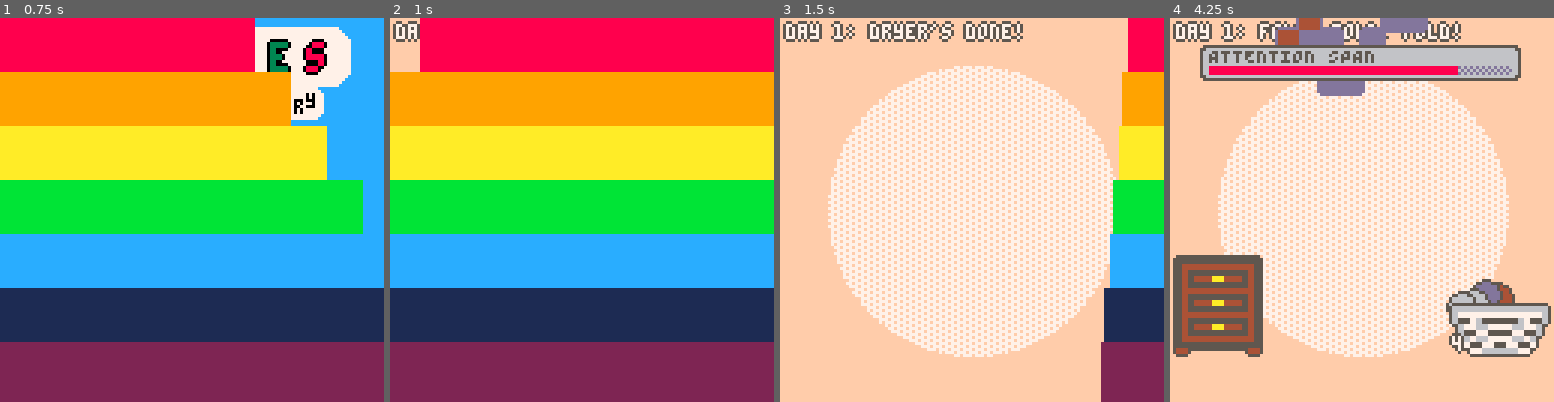
Above: before the commit, frames 1-4 (left to right).
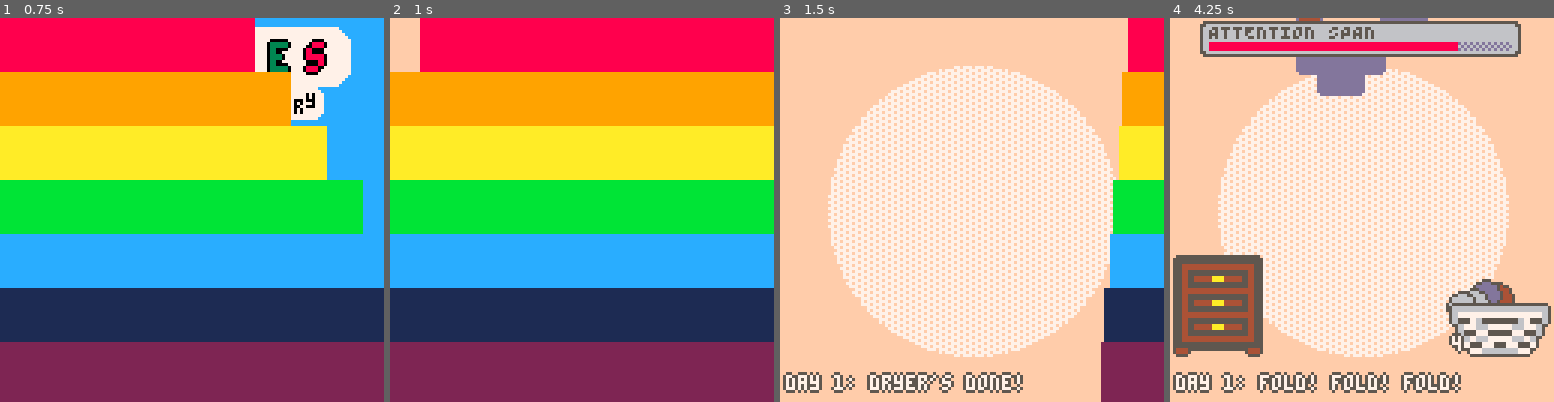
Above: after the commit, the same moments.

Repository: gaffe-buck/snuggles-folds-laundry
Game: PICO-8 cartridge snuggles.p8
Two runs of this game, one before a commit and one after it. Both use one fixed random seed, a clock stepped at 60 frames per second and the inputs below.
Inputs:
- Up to frame 1 (0.75 s): tap X (X key) at 0.33 s
- Up to frame 2 (1 s): no input
- Up to frame 3 (1.5 s): tap X (X key) at 1.07 s
- Up to frame 4 (4.25 s): hold Right 1.6-2.1 s; tap X (X key) at 1.85, 2.97, 4.08 s; hold Up 2.15-2.42 s; hold Right 2.47-3.03 s; hold Left 3.08-3.58 s; hold Down 3.63-3.97 s; hold Right from 4.02 s (still down)

Frame 1 is identical in both runs. In frame 2, 0.3% of the frame differs, in the area x 0-8%, y 0-7%; in frame 3, 4.7%; in frame 4, 15%, in the area x 0-92%, y 0-98%.

Commit message:
move attn span to top

Diff:
--- a/attention_span.lua
+++ b/attention_span.lua
@@ -3,7 +3,7 @@
 
 -- dimensions
 AS_X = 12
-AS_SHOWN_Y = 10
+AS_SHOWN_Y = 2
 AS_HIDDEN_Y = -20
 AS_BAR_MAX_W = 100
 AS_BAR_X_OS = 1
--- a/game_scene.lua
+++ b/game_scene.lua
@@ -262,7 +262,7 @@
             bubble_depth = 1,
         })
     elseif level.loser then
-        local y = 16
+        local y = 24
         fancy_text({
             text = "the chair wins this time",
             text_colors = { 0 },
@@ -295,7 +295,7 @@
         text_colors = {7},
         outline_color = 5,
         x = 2,
-        y = 2,
+        y = 119,
     })
 end
 
